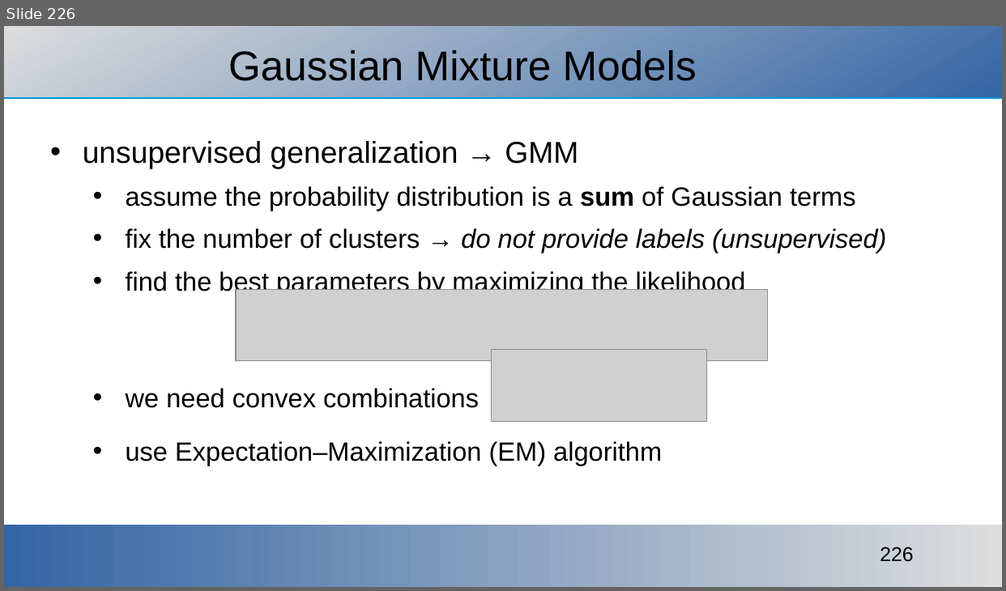
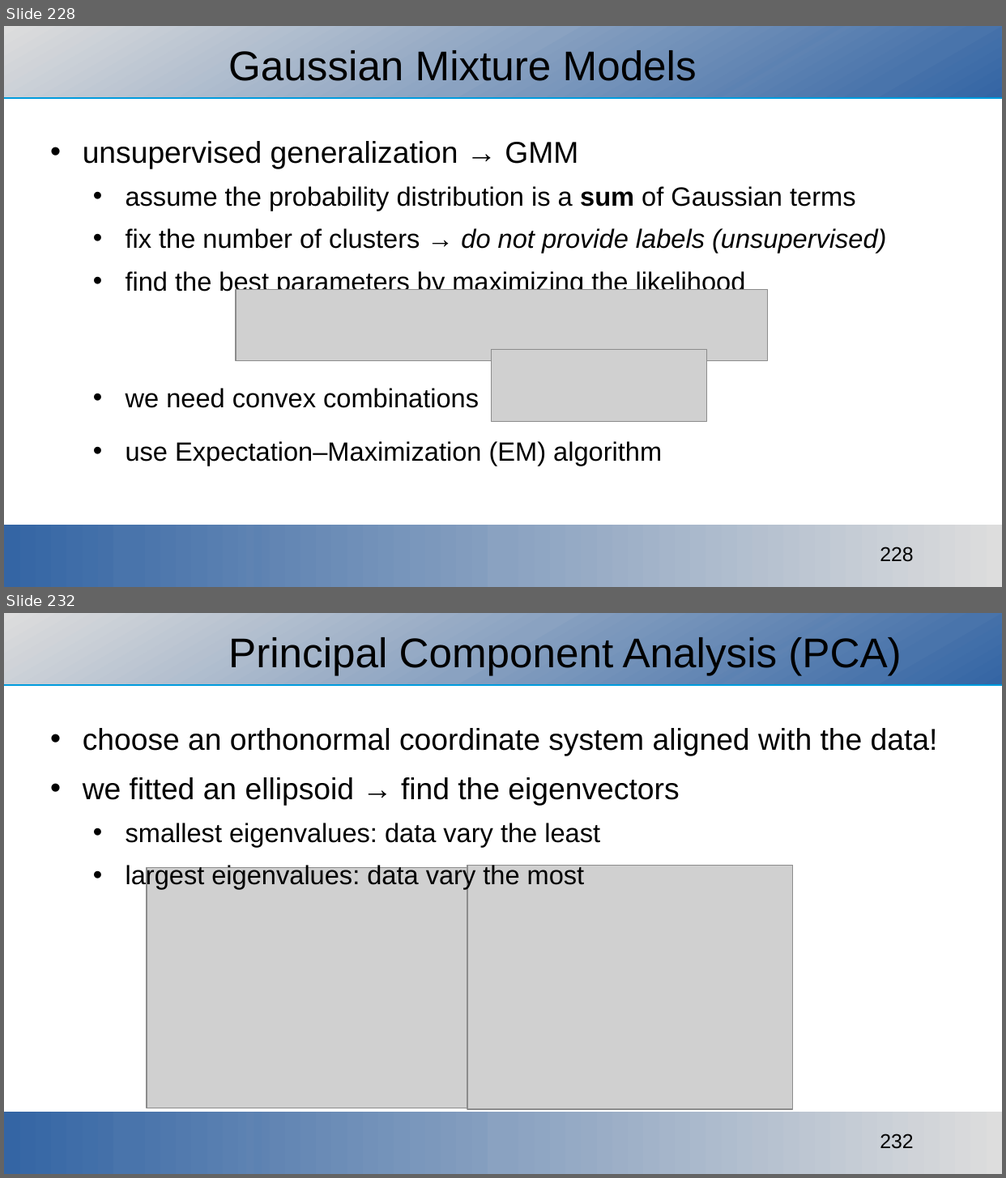
Before and after one commit to ajakovac/ML-in-Practice-I, a slide deck: ML in practice.odp. Shown one above the other, each under a label of ours: slide 226 before the commit, slides 228 and 232 after it; the slides between them are not shown. The pictures are 1006x591 and 1006x1178 pixels, drawn with LibreOffice and Linux fonts; fonts in the diff are those of the drawing; grey boxes stand for pictures; background and template pictures are left out. Boxes give left, top, right and bottom in pixels: in the first picture for what was removed or moved away, otherwise in the second. Text is boxed around its words. In the diff, an @@ line names an element or a change of style, - is before the commit and + after.

```diff
--- a/ML in practice.odp
+++ b/ML in practice.odp
@@ slide 232 added at (4,613,1002,1174), background #FFFFFF; not listed: 3 template elements that a slide beside it also shows @@
@@ title added at (228,637,901,675), 33 pt, text #000000 @@
+Principal Component Analysis (PCA)
@@ text added at (83,728,938,889), 24 pt, text #000000 @@
+• choose an orthonormal coordinate system aligned with the data!
+• we fitted an ellipsoid → find the eigenvectors
+  • smallest eigenvalues: data vary the least
+  • largest eigenvalues: data vary the most
@@ picture added at (147,867,467,1109) @@
@@ picture added at (467,866,794,1110) @@
@@ what was slide 226 is now slide 228 @@
@@ page number at (880,547,913,562): text changed @@
-226
+228
```
Also in this commit, not shown: 3 slides changed, 8 other slides added, 1 slide removed, 9 other files.
